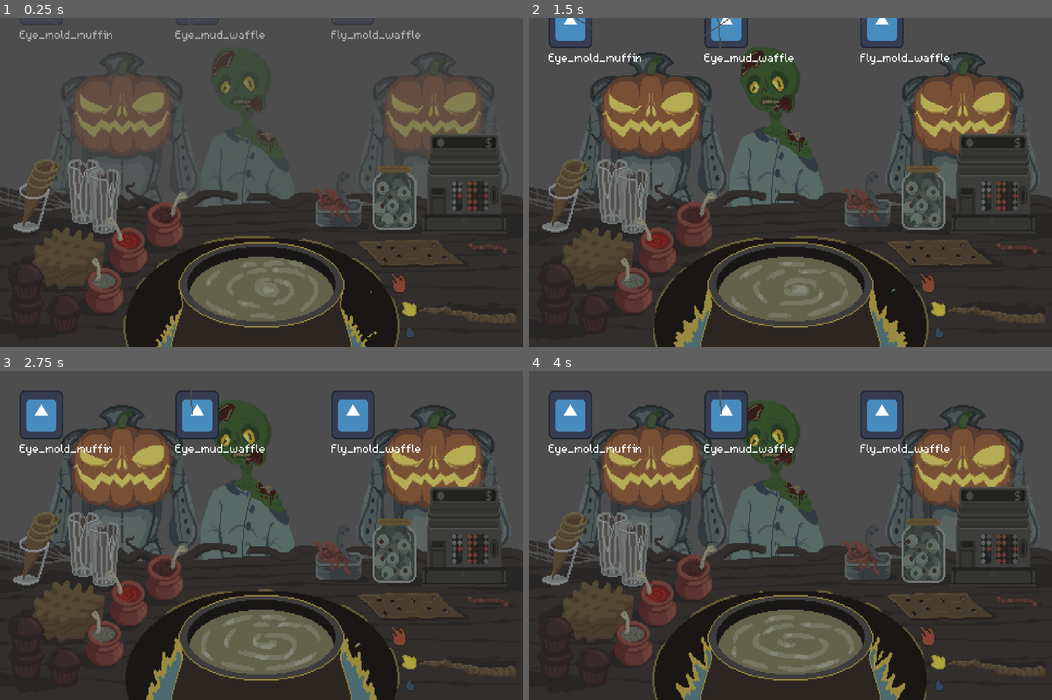
Above: before the commit, frames 1-4 (two rows, left to right).
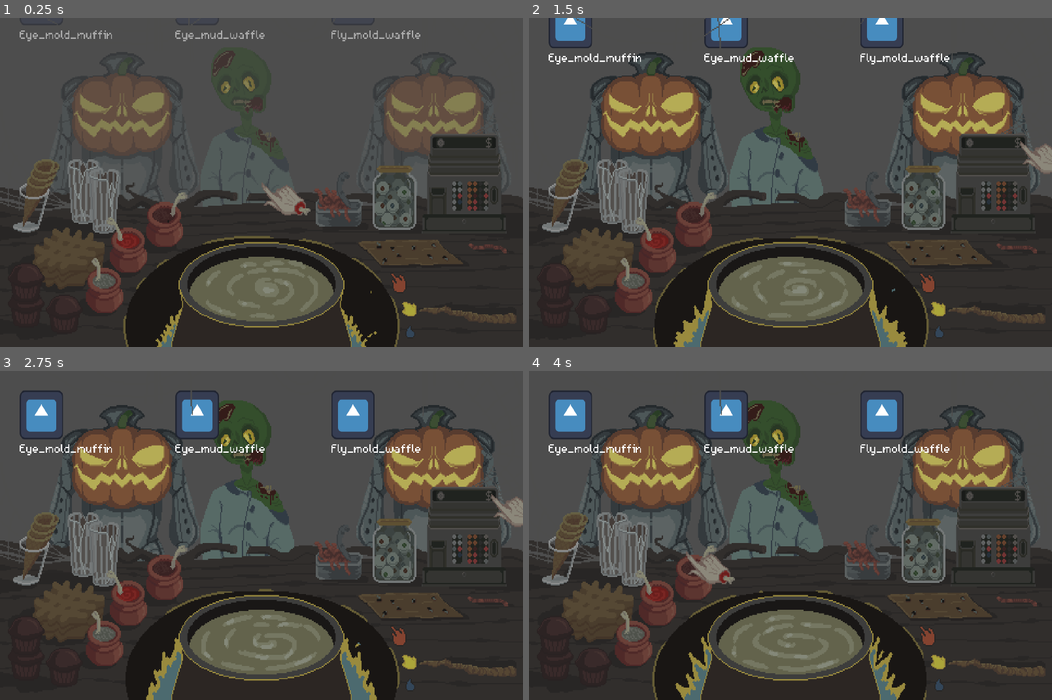
Above: after the commit, the same moments.

Repository: KiberDimon/OurTvorenie
Game: Godot game, scene res://scenes/main.tscn
The game is run twice, just before and just after one commit, with the same random seed, the same clock (stepped at 60 frames per second) and the same inputs. The engine's default icon, where the game draws it, is replaced by a stand-in: a white triangle on a blue panel in a dark square.
Inputs (mouse positions are in pixels of both pictures, inside the frame that each line leads up to):
- Up to frame 1 (0.25 s): no input
- Up to frame 2 (1.5 s): click (1020, 139) at 0.5 s; click (1020, 139) at 1.25 s
- Up to frame 3 (2.75 s): click (491, 492) at 2 s
- Up to frame 4 (4 s): move the mouse to (905, 519) at 2.77 s; move the mouse to (685, 551) at 3.52 s

The runs differ from the first frame. In frame 1, 0.5% of the frame differs, in the area x 50-60%, y 50-61%; in frame 2, 0.3%; in frame 3, 0.3%; in frame 4, 0.5%.

Commit message:
custom_cursor

Diff:
--- a/project.godot
+++ b/project.godot
@@ -31,7 +31,6 @@
 window/size/window_width_override=1290
 window/size/window_height_override=810
 window/stretch/mode="canvas_items"
-mouse_cursor/custom_image="uid://c3dnjcpaas0p3"
 
 [gui]
 
--- a/scenes/main.tscn
+++ b/scenes/main.tscn
@@ -51,6 +51,8 @@
 [ext_resource type="Texture2D" uid="uid://d4knm1gp51vuq" path="res://assets/2 Средний котел/Мд анимация стола17.png" id="49_673bd"]
 [ext_resource type="Script" uid="uid://cfvc8p0oldf3t" path="res://scripts/table.gd" id="50_akjxb"]
 [ext_resource type="PackedScene" uid="uid://bsy6hckwvqxh0" path="res://scenes/main_ui.tscn" id="51_bjg73"]
+[ext_resource type="Texture2D" uid="uid://bmrcvs714oek5" path="res://assets/Ингридиенты и курсор.png" id="52_o7ddy"]
+[ext_resource type="Script" uid="uid://ho7sstha6qpt" path="res://scripts/cursor.gd" id="53_0loja"]
 
 [sub_resource type="SpriteFrames" id="SpriteFrames_vrx01"]
 animations = [{
@@ -213,6 +215,10 @@
 "name": &"medium",
 "speed": 12.0
 }]
+
+[sub_resource type="AtlasTexture" id="AtlasTexture_ids8r"]
+atlas = ExtResource("52_o7ddy")
+region = Rect2(75, 0, 45, 53)
 
 [node name="Main" type="Node2D" unique_id=1865117869]
 scale = Vector2(0.8958379, 0.99997586)
@@ -252,4 +258,10 @@
 frame_progress = 0.43362924
 script = ExtResource("50_akjxb")
 
+[node name="Cursor" type="TextureRect" parent="." unique_id=752139742]
+offset_right = 40.0
+offset_bottom = 40.0
+texture = SubResource("AtlasTexture_ids8r")
+script = ExtResource("53_0loja")
+
 [connection signal="pressed" from="Menu/Start" to="." method="_on_start_pressed"]
--- /dev/null
+++ b/scripts/cursor.gd
@@ -0,0 +1,12 @@
+extends TextureRect # или TextureRect
+
+func _ready():
+	# 1. Намертво скрываем стандартный системный курсор
+	# Теперь ОС не будет рисовать свою маленькую мышь
+	Input.set_mouse_mode(Input.MOUSE_MODE_HIDDEN)
+
+func _process(_delta):
+	# 2. Привязываем позицию нашего спрайта к координатам мыши на игровом холсте
+	# Функция get_local_mouse_position() берет координаты ВНУТРИ разрешения 430x270,
+	# поэтому этот спрайт растянется ровно во столько же раз, во сколько и вся игра!
+	global_position = get_viewport().get_mouse_position()
--- a/scripts/ingredient_card.gd
+++ b/scripts/ingredient_card.gd
@@ -12,7 +12,7 @@
 	preview.texture = ingredient.texture
 	#preview.expand_mode = TextureRect.EXPAND_IGNORE_SIZE
 	#preview.custom_minimum_size = Vector2(80, 80)
-	preview.position = -preview.texture.get_size() / 2
+	#preview.position = -preview.texture.get_size() / 2
 	set_drag_preview(preview)
 
 	# Возвращаем данные, которые полетят в котёл
--- a/scripts/main.gd
+++ b/scripts/main.gd
@@ -5,7 +5,7 @@
 @onready var table = $Table
 func _ready():
 	cauldron.base_dropped.connect(table.change_fire_mode)
-
+	Input.set_mouse_mode(Input.MOUSE_MODE_HIDDEN)
 
 func _on_start_pressed():
 	menu.hide()
@@ -13,10 +13,10 @@
 	match what:
 		# Срабатывает автоматически, когда игрок зажал и потащил ингредиент
 		NOTIFICATION_DRAG_BEGIN:
-			Input.set_mouse_mode(Input.MOUSE_MODE_HIDDEN) # Полностью прячем курсор
+			$Cursor.hide() # Полностью прячем курсор
 
 		# Срабатывает автоматически, когда игрок отпустил ингредиент (в котел или мимо)
 		NOTIFICATION_DRAG_END:
-			Input.set_mouse_mode(Input.MOUSE_MODE_VISIBLE) # Возвращаем курсор назад
+			$Cursor.show() # Возвращаем курсор назад
 func _on_exit_pressed():
 	get_tree().quit()
Not shown, added: scripts/cursor.gd.uid
